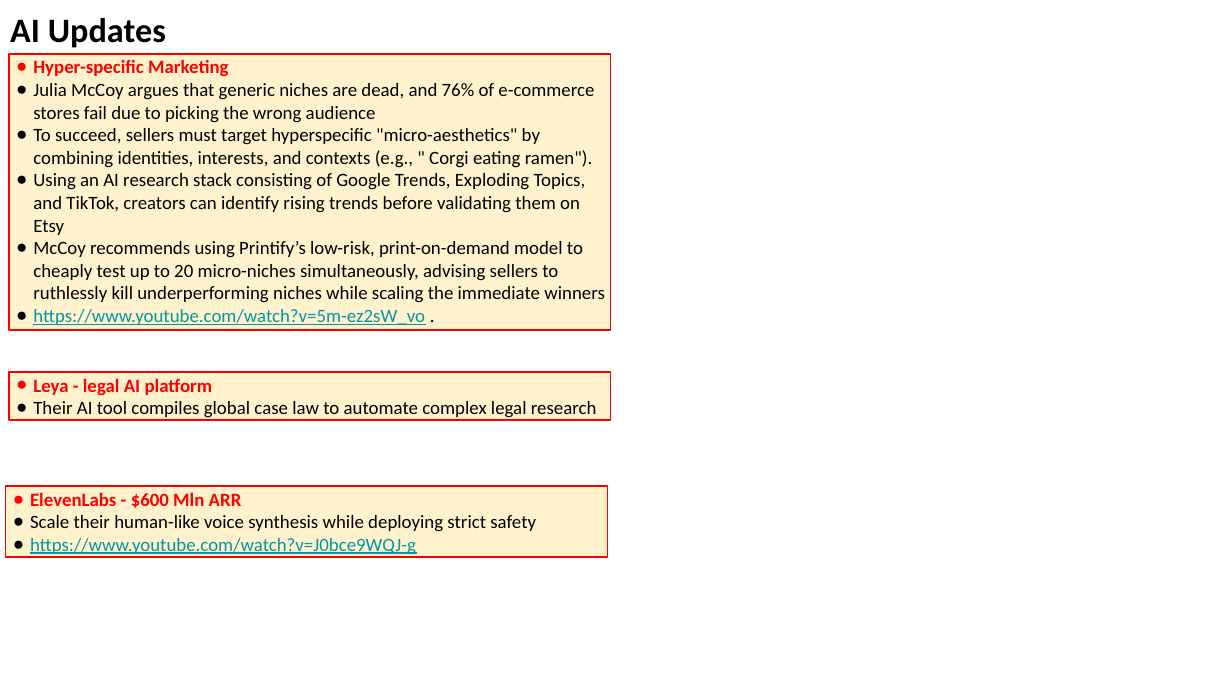
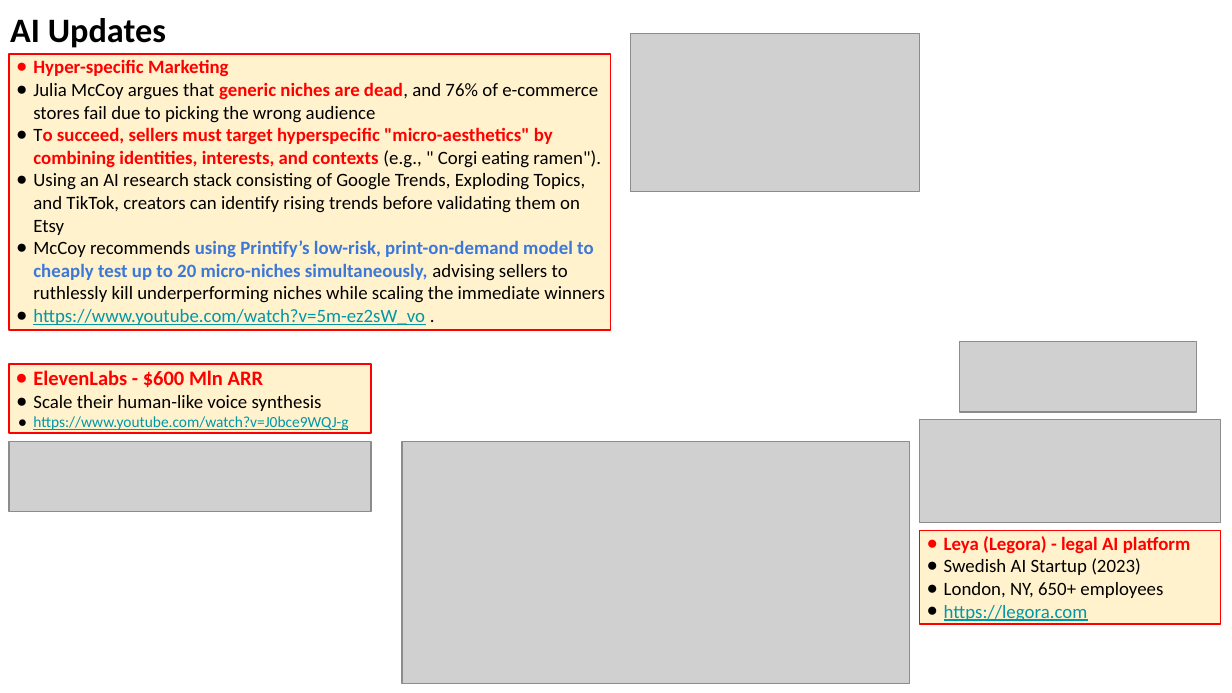
Before and after one commit to lselector/seminar, a slide deck: slide 16 of 2026/2026-07-17-AI-Updates.pptx (slide 13 before the commit). Drawn at 1232x693 pixels with LibreOffice and Linux fonts; fonts in the diff are those of the drawing; grey boxes stand for pictures. Boxes give left, top, right and bottom in pixels: in the first picture for what was removed or moved away, otherwise in the second. Text is boxed around its words. In the diff, an @@ line names an element or a change of style, - is before the commit and + after.

```diff
--- a/2026/2026-07-17-AI-Updates.pptx
+++ b/2026/2026-07-17-AI-Updates.pptx
@@ picture added at bbox=[631, 33, 919, 191] @@
@@ text in rectangle at bbox=[33, 82, 605, 303]: text colour #000000 to #FF0000 in "generic niches are dead,", "To succeed, sellers must target hyperspecific "micro-aesthet ..."; bold on in "generic niches are dead,", "To succeed, sellers must target hyperspecific "micro-aesthet ...", "using Printify’s low-risk, print-on-demand model to cheaply ..."; text colour #000000 to #3C78D8 in "using Printify’s low-risk, print-on-demand model to cheaply ..." @@
@@ picture added at bbox=[960, 341, 1198, 413] @@
@@ rectangle "ElevenLabs - $600 Mln ARR": place and size @@
-rectangle "ElevenLabs - $600 Mln ARR" at bbox=[6, 487, 607, 558]
+rectangle "ElevenLabs - $600 Mln ARR" at bbox=[9, 365, 371, 434]
@@ rectangle removed at bbox=[9, 372, 610, 420] @@
-● Leya - legal AI platform
-● Their AI tool compiles global case law to automate complex legal research
@@ text in rectangle at bbox=[33, 370, 348, 430]: size 11 to 12 pt in "ElevenLabs - $600 Mln ARR"; size 11 to 9 pt in "https://www.youtube.com/watch?v=J0bce9WQJ-g"; indent changed @@
@@ text in rectangle at bbox=[33, 395, 322, 411]: text changed @@
-● Scale their human-like voice synthesis while deploying strict safety
+● Scale their human-like voice synthesis
@@ picture added at bbox=[9, 441, 371, 511] @@
@@ picture added at bbox=[402, 441, 909, 684] @@
@@ picture added at bbox=[919, 420, 1221, 524] @@
@@ rectangle added at bbox=[919, 530, 1221, 623], fill #FFF2CC, outline #FF0000 0.75 pt, 11 pt, text #000000 @@
+● Leya (Legora) - legal AI platform
+● Swedish AI Startup (2023)
+● London, NY, 650+ employees
+● https://legora.com
```
Also in this commit, not shown: 16 other slides changed, 7 slides added.
